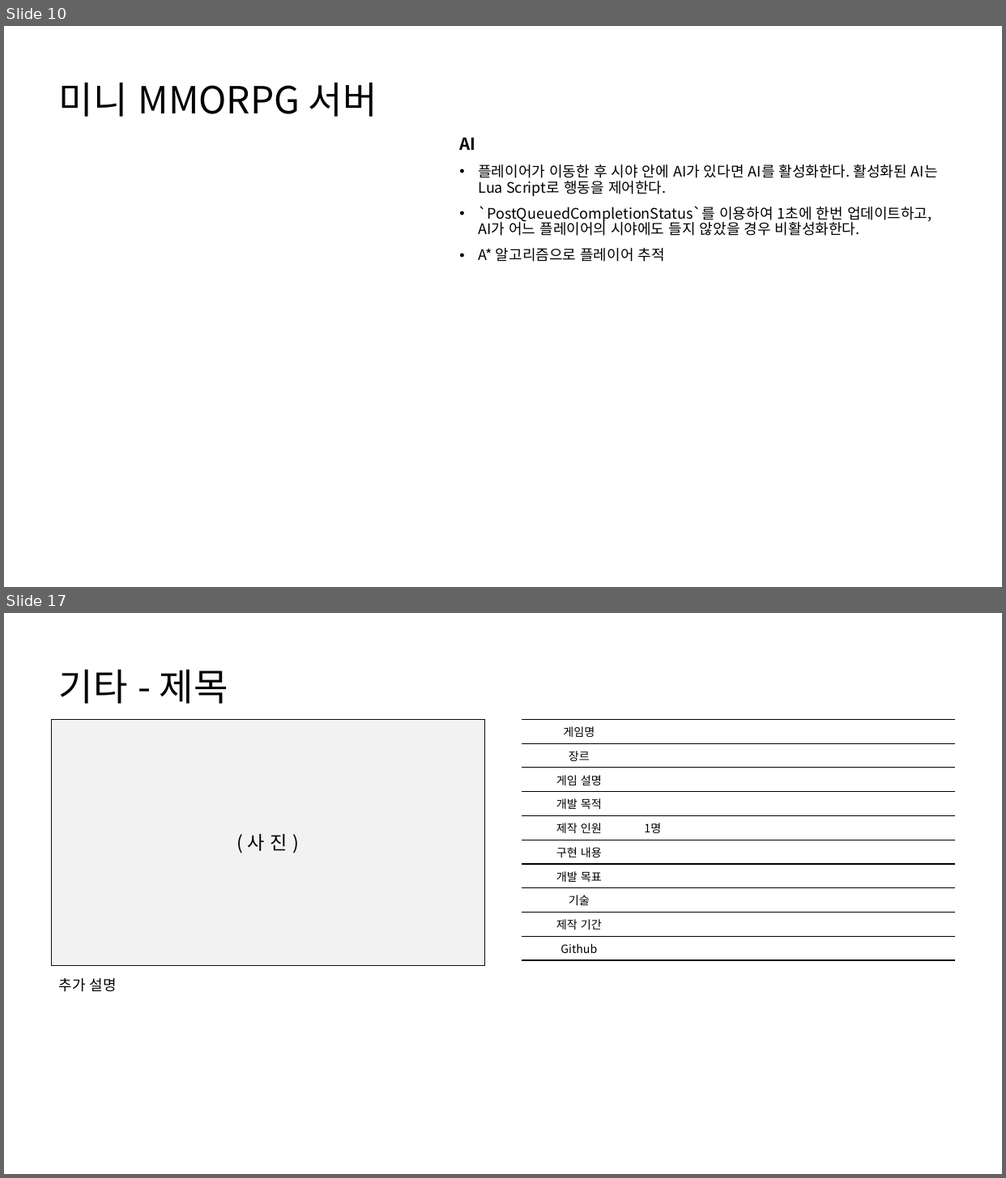
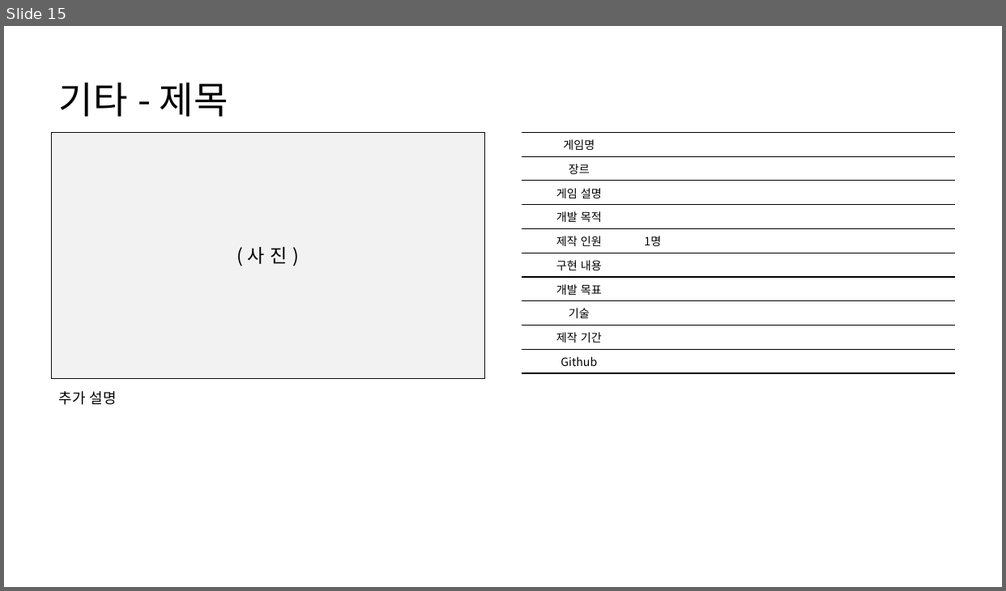
Before and after one commit to HK416/capstone_project, a slide deck: documents/포트폴리오/2020180028_이주형.pptx. Shown one above the other, each under a label of ours: slides 10 and 17 before the commit, slide 15 after it; the slides between them are not shown. The pictures are 1006x1178 and 1006x591 pixels, drawn with LibreOffice and Linux fonts; fonts in the diff are those of the drawing. Boxes give left, top, right and bottom in pixels: in the first picture for what was removed or moved away, otherwise in the second. Text is boxed around its words. In the diff, an @@ line names an element or a change of style, - is before the commit and + after.

Commit message:
포트폴리오 업데이트

```diff
--- a/documents/포트폴리오/2020180028_이주형.pptx
+++ b/documents/포트폴리오/2020180028_이주형.pptx
@@ slide 10 removed at [4, 26, 1002, 587], background #FFFFFF @@
@@ title removed at [59, 82, 377, 117] @@
-미니 MMORPG 서버
@@ text removed at [459, 137, 938, 262] @@
-AI
-• 플레이어가 이동한 후 시야 안에 AI가 있다면 AI를 활성화한다. 활성화된 AI는 Lua Script로 행동을 제어한다.
-• `PostQueuedCompletionStatus`를 이용하여 1초에 한번 업데이트하고, AI가 어느 플레이어의 시야에도 들지 않았을 경우 비활성화한다.
-• A* 알고리즘으로 플레이어 추적
@@ what was slide 17 is now slide 15 @@
```
Also in this commit, not shown: 10 slides changed, 4 slides added, 5 other slides removed.
